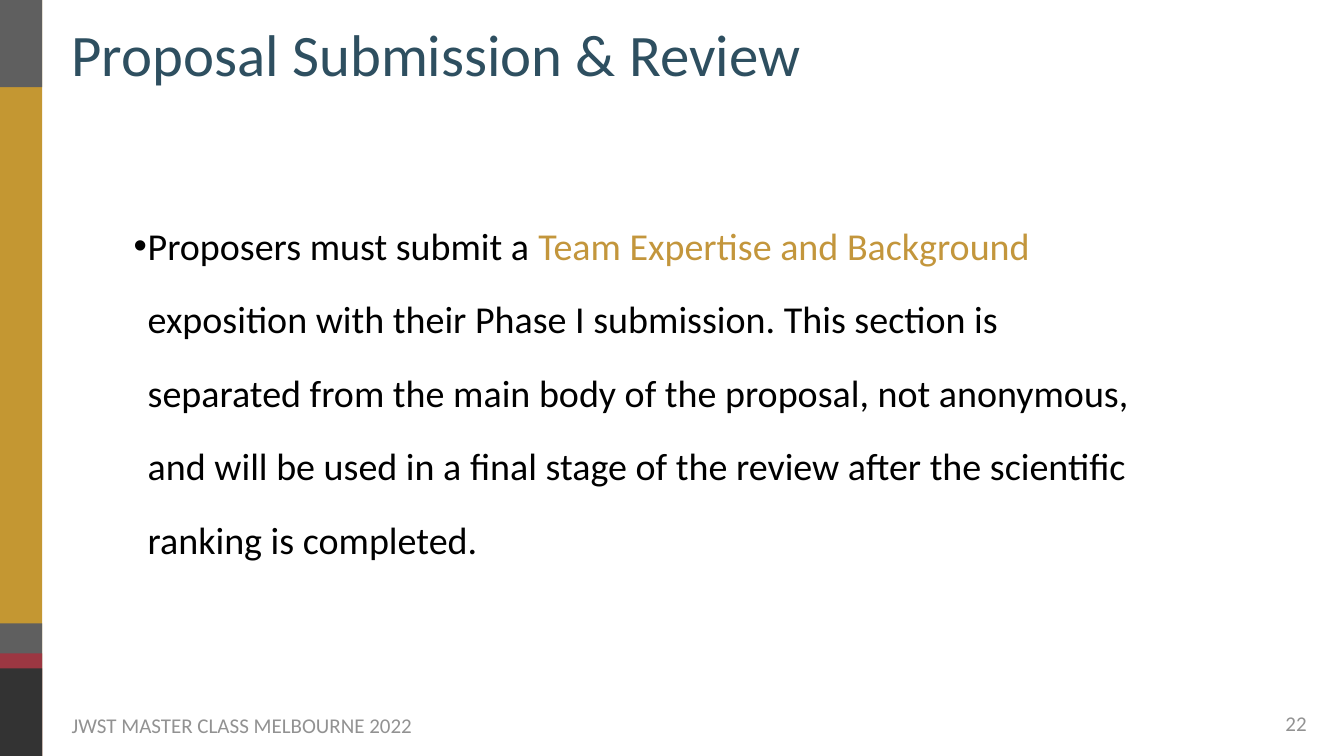
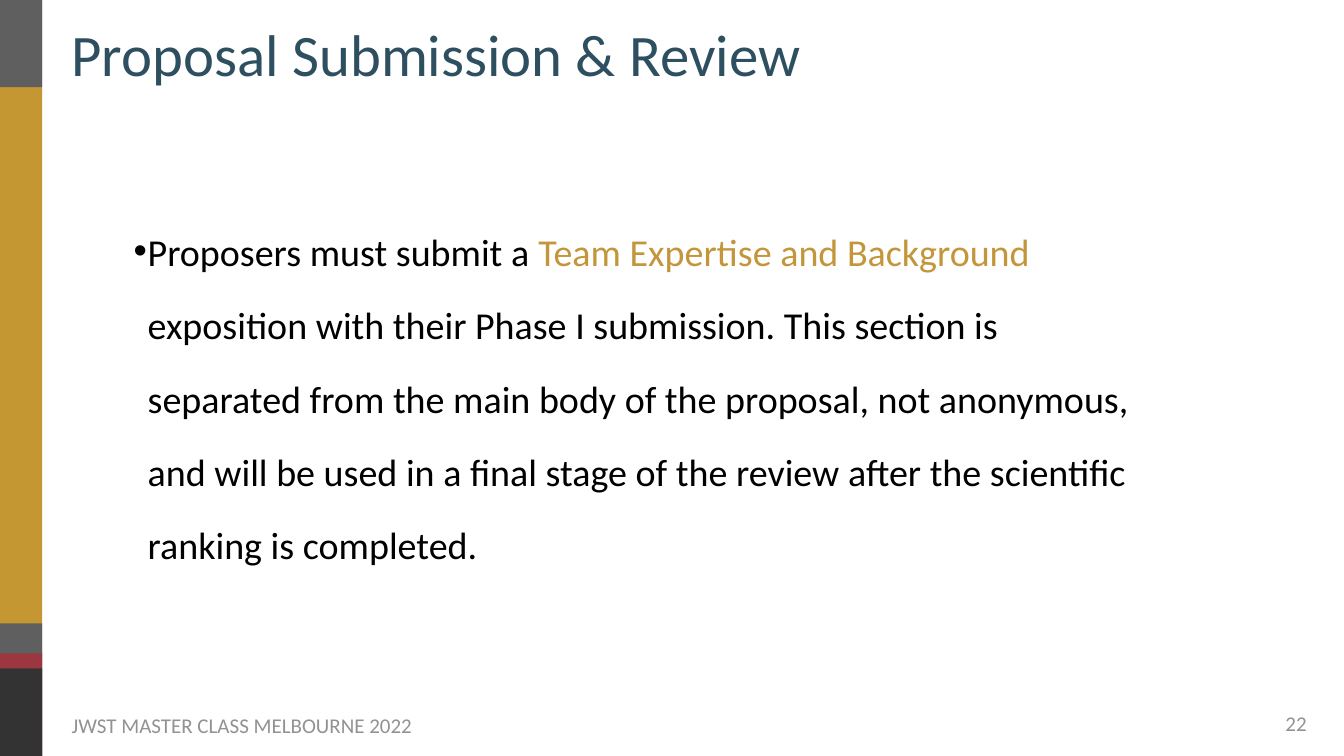
Before and after one commit to themiyan/jwst_masterclass_melbourne_2022, a slide deck: slide 22 of Presentations_Main/03_JWST_Cycle2_Proposals.pptx. Drawn at 1344x756 pixels with LibreOffice and Linux fonts; fonts in the diff are those of the drawing; background and template pictures are left out. Boxes give left, top, right and bottom in pixels: in the first picture for what was removed or moved away, otherwise in the second. Text is boxed around its words. In the diff, an @@ line names an element or a change of style, - is before the commit and + after.

```diff
--- a/Presentations_Main/03_JWST_Cycle2_Proposals.pptx
+++ b/Presentations_Main/03_JWST_Cycle2_Proposals.pptx
@@ text "Proposers must submit a Team ..." rewrapped from [148, 233, 1128, 555] to [148, 239, 1128, 566] @@
```
Also in this commit, not shown: 11 other slides changed, 1 slide added.
